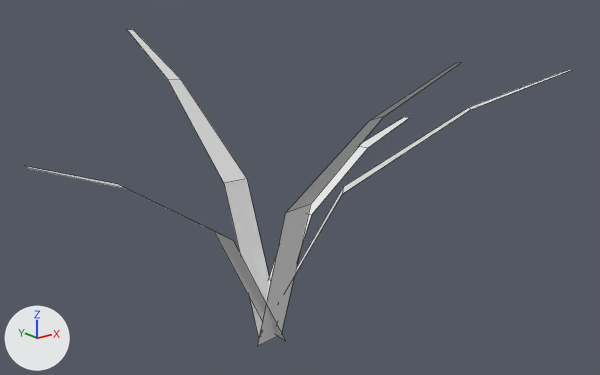
An edit to the Blender file resources/models/Grass/grass_mesh.blend, drawn before and after from the same camera.
Both versions are drawn from a 50 mm lens placed at (-1.034, -1.38, 0.847), pointed at (0.053, -0.021, 0.303). The axes (+X, +Y, +Z) are drawn at lower left. The lights are the same throughout. Mesh edges are drawn as thin lines.
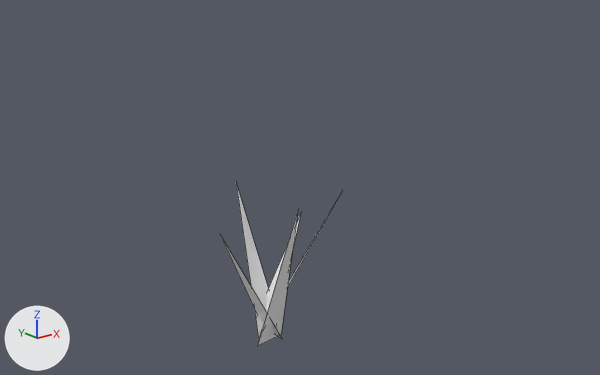
Pixel boxes [x1, y1, x2, y2] of what changed, in the pictures (600 x 375 px):
'Plane.003', reshaped: before [127, 29, 269, 337]; after [236, 183, 268, 337]
'Plane.001', reshaped (80% narrower, 52% shorter): before [258, 63, 460, 346]; after [258, 211, 298, 346]
'Plane', reshaped, moved (77% narrower, 42% shorter): before [25, 166, 286, 341]; after [221, 237, 281, 338]
'Plane.002', reshaped: before [267, 117, 409, 298]; after [266, 214, 301, 312]
'Plane.004', reshaped: before [294, 69, 572, 276]; after [261, 199, 338, 332]

Diff of the bpy script that builds the scene:
```diff
--- a/resources/models/Grass/grass_mesh.blend.py
+++ b/resources/models/Grass/grass_mesh.blend.py
@@ me_plane_006 @@
 me_plane_006.from_pydata(...)  # 8 vertices, 3 faces; spans x -3.44..1.0, y -0.72..0.72, z -1.67..0.0
 # used by ob_plane; location = (-0.073, -0.007, 0.095); rotation_euler = (0.0, 1.112, 0.0), in degrees (0, 64, 0); scale = (0.153, 0.0505, 0.156)
 # verts and faces of me_plane_006; kept vertices keep their numbers, new ones are numbered from 8
+# me_plane_006 part 1
+delete_vertices([0, 2, *range(4, 8)])  # with the faces that use them
+verts[8] = (-1.0, 0.0, 0.0)
+faces += [(1, 3, 8)]
@@ me_plane_007 @@
 me_plane_007.from_pydata(...)  # 8 vertices, 3 faces; spans x -3.44..1.0, y -0.72..0.72, z -1.67..0.0
 # used by ob_plane_001; location = (-0.021, -0.055, 0.121); rotation_euler = (-0.108, 1.274, 1.571), in degrees (-6.2, 73, 90); scale = (0.18, 0.0505, 0.158)
 # verts and faces of me_plane_007; kept vertices keep their numbers, new ones are numbered from 8
+# me_plane_007 part 2
+delete_vertices([0, 2, *range(4, 8)])  # with the faces that use them
+verts[8] = (-1.0, 0.0, 0.0)
+faces += [(1, 3, 8)]
@@ me_plane_008 @@
 me_plane_008.from_pydata(...)  # 8 vertices, 3 faces; spans x -3.44..1.0, y -0.72..0.72, z -1.67..0.0
 # used by ob_plane_002; location = (0.053, 0.04, 0.096); rotation_euler = (0.17, 1.068, -2.938), in degrees (10, 61, -168); scale = (0.134, 0.0504, 0.15)
 # verts and faces of me_plane_008; kept vertices keep their numbers, new ones are numbered from 8
+# me_plane_008 part 3
+delete_vertices([0, 2, *range(4, 8)])  # with the faces that use them
+verts[8] = (-1.0, 0.0, 0.0)
+faces += [(1, 3, 8)]
@@ me_plane_009 @@
 me_plane_009.from_pydata(...)  # 8 vertices, 3 faces; spans x -3.44..1.0, y -0.72..0.72, z -1.67..0.0
 # used by ob_plane_003; location = (-0.001, 0.087, 0.12); rotation_euler = (-0.211, 1.191, -1.614), in degrees (-12, 68, -92); scale = (0.18, 0.0505, 0.158)
 # verts and faces of me_plane_009; kept vertices keep their numbers, new ones are numbered from 8
+# me_plane_009 part 4
+delete_vertices([0, 2, *range(4, 8)])  # with the faces that use them
+verts[8] = (-1.0, 0.0, 0.0)
+faces += [(1, 3, 8)]
@@ me_plane_010 @@
 me_plane_010.from_pydata(...)  # 8 vertices, 3 faces; spans x -3.44..1.0, y -0.72..0.72, z -1.67..0.0
 # used by ob_plane_004; location = (0.053, -0.026, 0.13); rotation_euler = (0.17, 1.068, -3.747), in degrees (10, 61, -215); scale = (0.189, 0.0507, 0.171)
 # verts and faces of me_plane_010; kept vertices keep their numbers, new ones are numbered from 8
+# me_plane_010 part 5
+delete_vertices([0, 2, *range(4, 8)])  # with the faces that use them
+verts[8] = (-1.0, 0.0, 0.0)
+faces += [(1, 3, 8)]
@@ ob_plane @@
 ob_plane = bpy.data.objects.new('Plane', me_plane_006)
-ob_plane.location = (-0.073, -0.007, 0.095)
+ob_plane.location = (-0.073, 0.006, 0.095)
 ob_plane.rotation_euler = (0.0, 1.112, 0.0)  # degrees (0, 64, 0)
```
